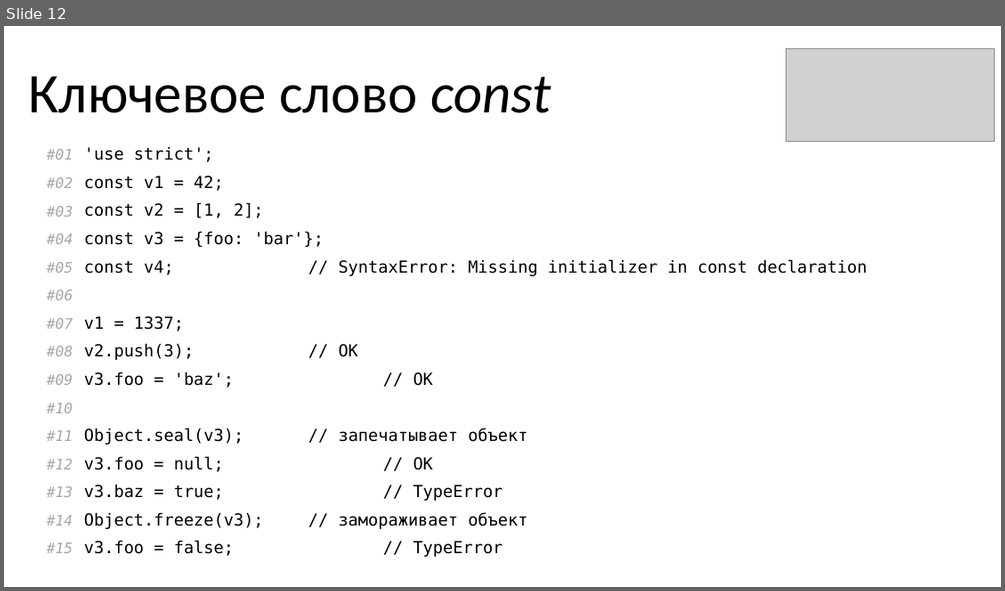
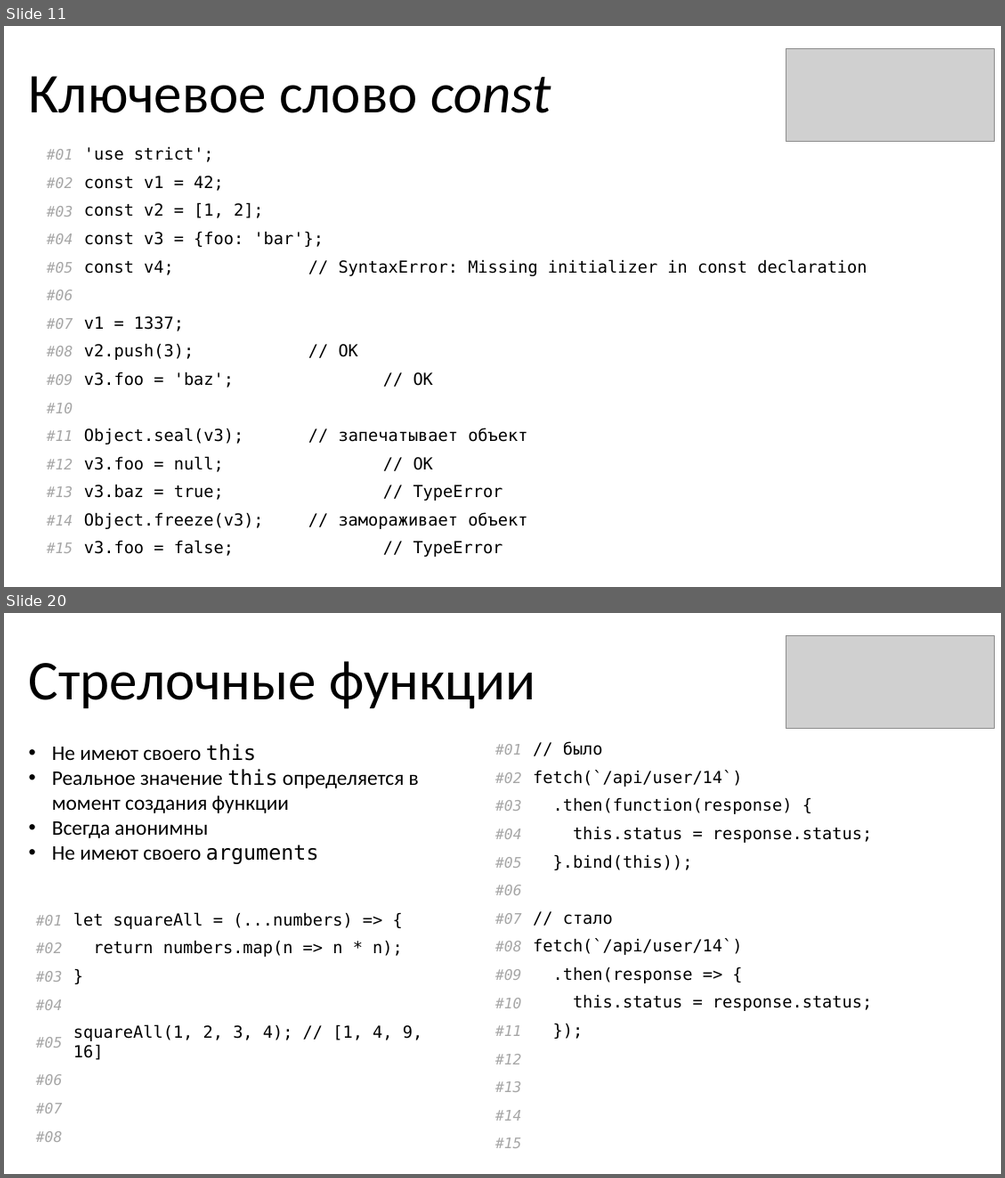
Before and after one commit to KOPTE3/modern-es, a slide deck: Modern ES.pptx. Shown one above the other, each under a label of ours: slide 12 before the commit, slides 11 and 20 after it; the slides between them are not shown. The pictures are 1005x591 and 1005x1178 pixels, drawn with LibreOffice and Linux fonts; fonts in the diff are those of the drawing; grey boxes stand for pictures. Boxes give left, top, right and bottom in pixels: in the first picture for what was removed or moved away, otherwise in the second. Text is boxed around its words. In the diff, an @@ line names an element or a change of style, - is before the commit and + after.

```diff
--- a/Modern ES.pptx
+++ b/Modern ES.pptx
@@ slide 20 added at (4, 613, 1001, 1174), background #FFFFFF @@
@@ picture added at (786, 636, 994, 728) @@
@@ title added at (29, 661, 535, 709), 54 pt, text #000000 @@
+Стрелочные функции
@@ text added at (52, 744, 419, 864), 20 pt, text #000000 @@
+• Не имеют своего this
+• Реальное значение this определяется в момент создания функции
+• Всегда анонимны
+• Не имеют своего arguments
@@ table added at (473, 737, 965, 1159), 15 rows, 2 columns @@
+#01 | // было
+#02 | fetch(`/api/user/14`)
+#03 | .then(function(response) {
+#04 | this.status = response.status;
+#05 | }.bind(this));
+#06 | 
+#07 | // стало
+#08 | fetch(`/api/user/14`)
+#09 | .then(response => {
+#10 | this.status = response.status;
+#11 | });
+#12 | 
+#13 | 
+#14 | 
+#15 | 
@@ table added at (21, 907, 439, 1145), 8 rows, 2 columns @@
+#01 | let squareAll = (...numbers) => {
+#02 | return numbers.map(n => n * n);
+#03 | }
+#04 | 
+#05 | squareAll(1, 2, 3, 4); // [1, 4, 9, 16]
+#06 | 
+#07 | 
+#08 | 
@@ what was slide 12 is now slide 11 @@
```
Also in this commit, not shown: 6 slides changed, 21 other slides added, 1 slide removed.
